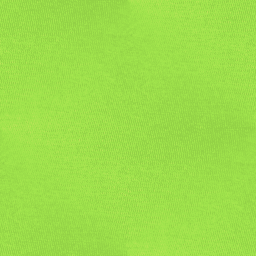
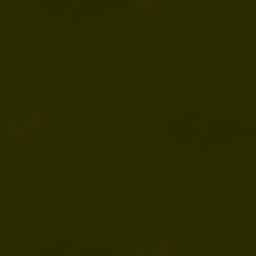
Revision of a layered 256x256 image; what changed, layer by layer:
added group "green-spec" (addition, 29%) with 1 layers above "red-gloss" over [0, 0, 256, 256]
added layer "dress_border_gloss.png copy #1" in group "green-spec" over [0, 0, 256, 256]
added group "red-gloss" (addition, 29%) with 1 layers above "Layer" over [0, 0, 256, 256]
moved "dress_border_gloss.png copy" into group "red-gloss", painted on it over [0, 0, 256, 256]
added layer "Layer" above "dress_border_gloss.png" over [0, 0, 256, 256]
